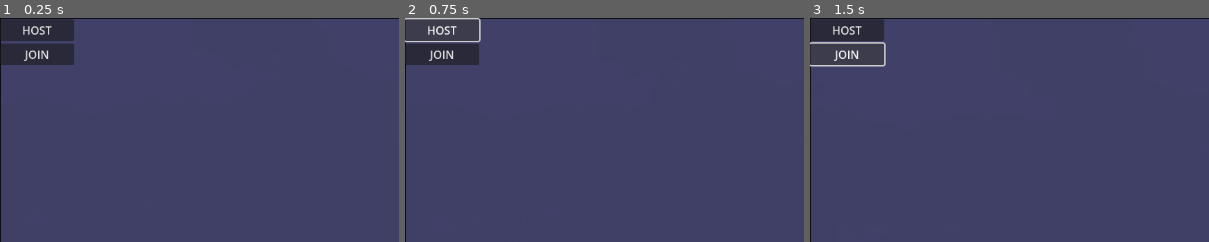
Above: before the commit, frames 1-3 (left to right).
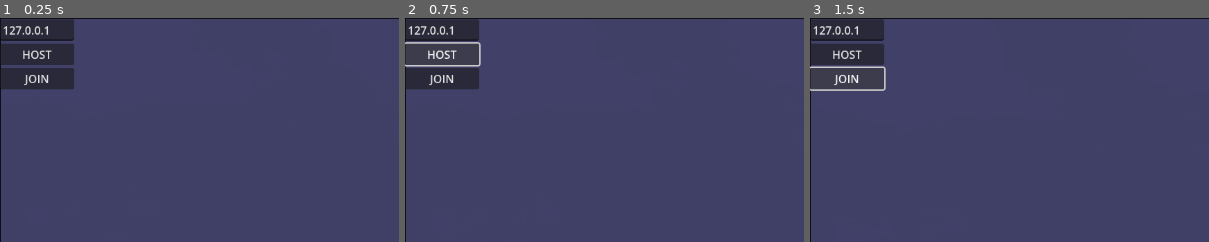
Above: after the commit, the same moments.

Repository: kickflip-games/kiwijam25
Game: Godot game, scene res://scenes/Main.tscn
Two runs of this game, one before a commit and one after it. Both use one fixed random seed, a clock stepped at 60 frames per second and the inputs below.
Inputs:
- Up to frame 1 (0.25 s): no input
- Up to frame 2 (0.75 s): click "HOST" at 0.5 s
- Up to frame 3 (1.5 s): click "JOIN" at 1.25 s
The pictures show only the part of the screen within x 0-50%, y 0-50%; the shares and areas given below are measured in that part.

The runs differ from the first frame. In frame 1, 2.2% of the frame differs, in the area x 0-19%, y 3-32%; in frame 2, 3.0%, in the area x 0-20%, y 0-32%; in frame 3, 2.8%.

Commit message:
user to manually enter IP to join

Diff:
--- a/autoloads/high_level_network_handler.gd
+++ b/autoloads/high_level_network_handler.gd
@@ -1,35 +1,32 @@
 extends Node
 
-const IP_ADDRESS: String = "127.0.0.1"
 const PORT: int = 42069
 var peer: ENetMultiplayerPeer
 
-func start_server() -> void:
+func start_server(bind_ip: String = "*") -> void:
 	peer = ENetMultiplayerPeer.new()
-	peer.set_bind_ip(IP_ADDRESS)
-	var err := peer.create_server(PORT, 2)  # Allow up to 4 players
+	peer.set_bind_ip(bind_ip)
+	var err := peer.create_server(PORT, 4)  # Allow up to 4 players
 	if err != OK:
 		push_error("Failed to start ENet server. Error code: %s" % err)
 		return
 
 	multiplayer.multiplayer_peer = peer
-	print("✅ Server started on %s:%d" % [IP_ADDRESS, PORT])
+	print("✅ Server started on %s:%d" % [bind_ip, PORT])
 
-	# Server connection event
 	multiplayer.peer_connected.connect(_on_peer_connected)
 	multiplayer.peer_disconnected.connect(_on_peer_disconnected)
 
-func start_client() -> void:
+func start_client(server_ip: String) -> void:
 	peer = ENetMultiplayerPeer.new()
-	var err := peer.create_client(IP_ADDRESS, PORT)
+	var err := peer.create_client(server_ip, PORT)
 	if err != OK:
 		push_error("Failed to connect as client. Error code: %s" % err)
 		return
 
 	multiplayer.multiplayer_peer = peer
-	print("✅ Client connecting to %s:%d" % [IP_ADDRESS, PORT])
+	print("✅ Client connecting to %s:%d" % [server_ip, PORT])
 
-	# Client connection events
 	multiplayer.connected_to_server.connect(_on_connected_to_server)
 	multiplayer.connection_failed.connect(_on_connection_failed)
 	multiplayer.server_disconnected.connect(_on_server_disconnected)
@@ -40,14 +37,6 @@
 		multiplayer.multiplayer_peer = null
 		print("🔌 Disconnected from network")
 
-# Debug input handling
-func _unhandled_input(event):
-	if event.is_action_pressed("ui_accept"):
-		start_server()
-	elif event.is_action_pressed("ui_select"):
-		start_client()
-	elif event.is_action_pressed("ui_cancel"):
-		disconnect_peer()
 
 func _ready():
 	print("🕹 Network handler ready")
--- a/scenes/networking/HighLevelUI.tscn
+++ b/scenes/networking/HighLevelUI.tscn
@@ -17,6 +17,10 @@
 offset_right = 107.0
 offset_bottom = 69.0
 
+[node name="IPEntry" type="LineEdit" parent="VBoxContainer"]
+layout_mode = 2
+placeholder_text = "HOST IP"
+
 [node name="ServerButton" type="Button" parent="VBoxContainer"]
 layout_mode = 2
 text = "HOST"
@@ -24,6 +28,3 @@
 [node name="JoinButton" type="Button" parent="VBoxContainer"]
 layout_mode = 2
 text = "JOIN"
-
-[connection signal="pressed" from="VBoxContainer/ServerButton" to="." method="_on_server_button_pressed"]
-[connection signal="pressed" from="VBoxContainer/JoinButton" to="." method="_on_join_button_pressed"]
--- a/scenes/networking/high_level_ui.gd
+++ b/scenes/networking/high_level_ui.gd
@@ -1,9 +1,34 @@
 extends Control
+
+@onready var ip_entry = $VBoxContainer/IPEntry
+@onready var server_button = $VBoxContainer/ServerButton
+@onready var join_button = $VBoxContainer/JoinButton
+
+func _ready():
+	server_button.pressed.connect(_on_server_button_pressed)
+	join_button.pressed.connect(_on_join_button_pressed)
+	ip_entry.text = _get_local_ip()
+
+func _get_ip():
+	var ip = ip_entry.text.strip_edges()
+	if ip == "":
+		push_error("❌ IP address is empty!")
+		return
+	return ip
+
+func _get_local_ip() -> String:
+	for ip in IP.get_local_addresses():
+		if ip.begins_with("192.") or ip.begins_with("10.") or ip.begins_with("172."):
+			return ip
+	return "127.0.0.1"
 
 
 func _on_server_button_pressed() -> void:
-	HighLevelNetworkHandler.start_server()
-
+	var ip = _get_ip()
+	if ip:
+		HighLevelNetworkHandler.start_server(ip)
 
 func _on_join_button_pressed() -> void:
-	HighLevelNetworkHandler.start_client()
+	var ip = _get_ip()
+	if ip:
+		HighLevelNetworkHandler.start_client(ip)
